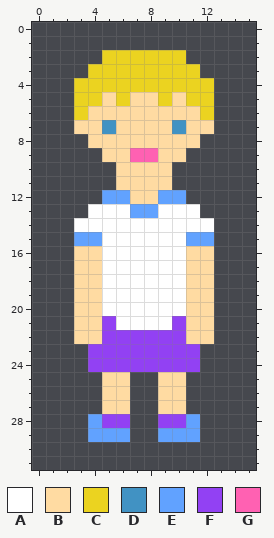
File history of a pixel-art file, games/poco/resources/assets/sprites/npcs/denise.ase. The picture above is the old version.
16x32 pixels, 1 frame.
Palette (. is transparent): A #ffffff  B #ffdba2  C #ebd320  D #4192c3  E #61a2ff  F #9241f3  G #ff61b2
Now the later version:
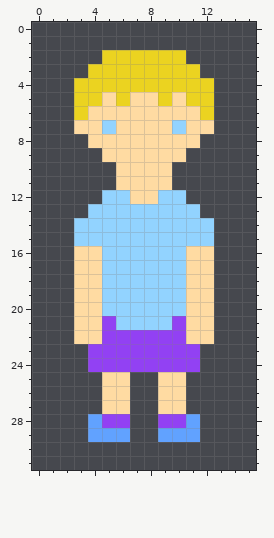
Edits made:
Colour A changes from #ffffff to #92d3ff.
Colour D gives way to colour A in row 7 at x 5 and 10.
Colour E gives way to colour A in row 12 at x 5 to 6 and 9 to 10; in row 13 at x 7 to 8; in row 15 at x 3 to 4 and 11 to 12.
Colour G gives way to colour B in row 9 at x 7 to 8.
Where, in picture pixels (left, top, right, bottom), the same in both pictures:
changed: (74, 120, 214, 330)
